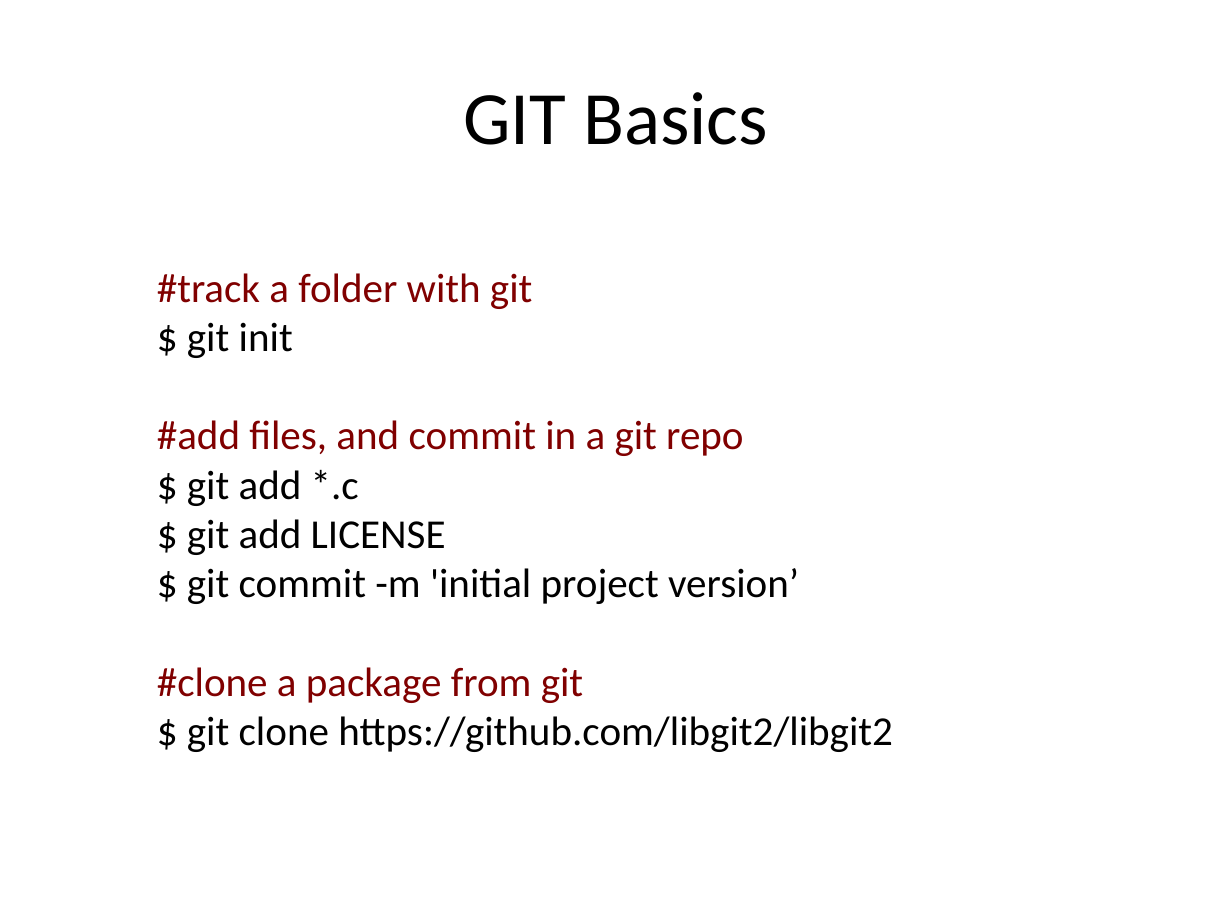
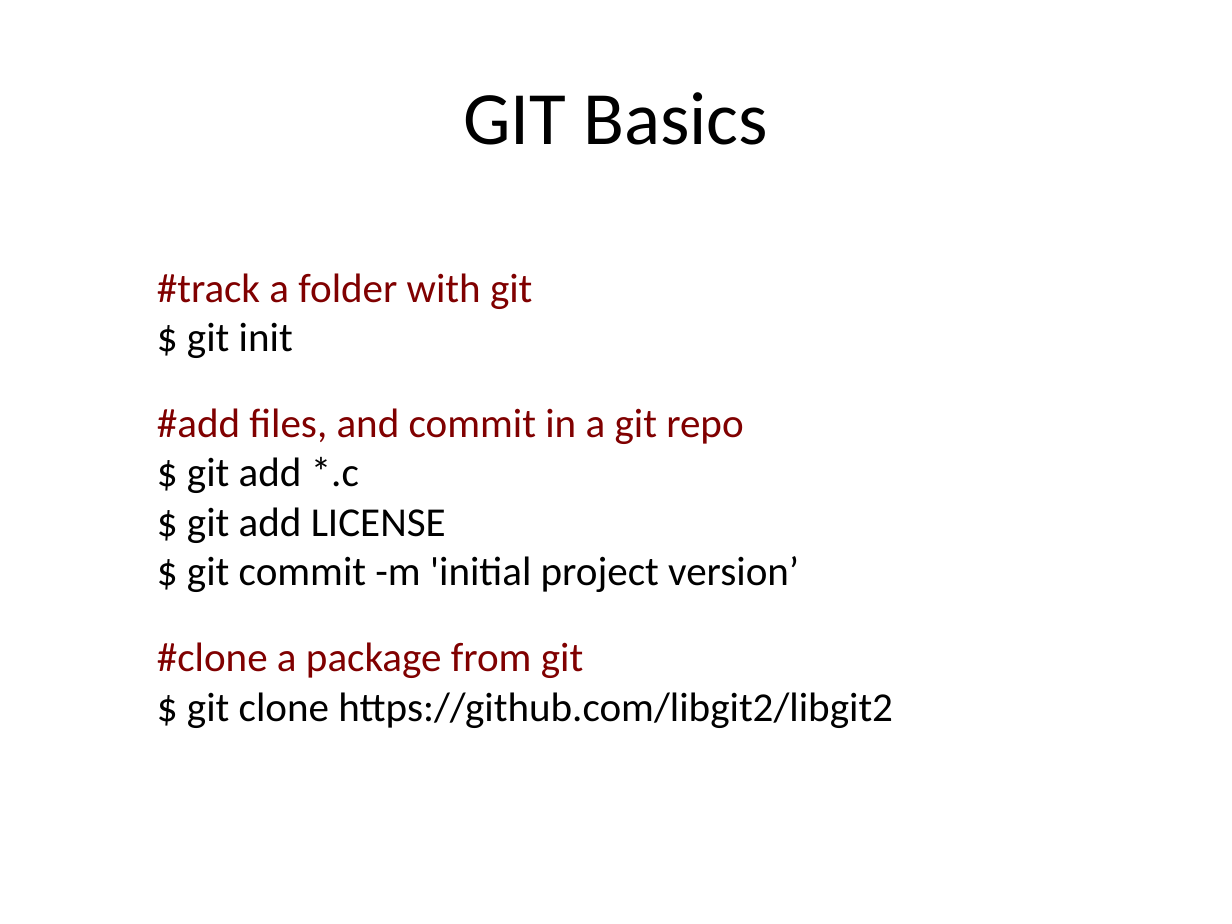
Before and after one commit to Ngom/bigdata_aims_senegal, a slide deck: slide 10 of slides/bd101/D4_Git_streamingAPI.pptx. Drawn at 1232x924 pixels with LibreOffice and Linux fonts; fonts in the diff are those of the drawing. Boxes give left, top, right and bottom in pixels: in the first picture for what was removed or moved away, otherwise in the second. Text is boxed around its words. In the diff, an @@ line names an element or a change of style, - is before the commit and + after.

```diff
--- a/slides/bd101/D4_Git_streamingAPI.pptx
+++ b/slides/bd101/D4_Git_streamingAPI.pptx
@@ text "#track a folder with git" rewrapped from <box>157,273,893,752</box> to <box>157,273,893,728</box> @@
```
Also in this commit, not shown: 6 other slides changed, 13 other files.
